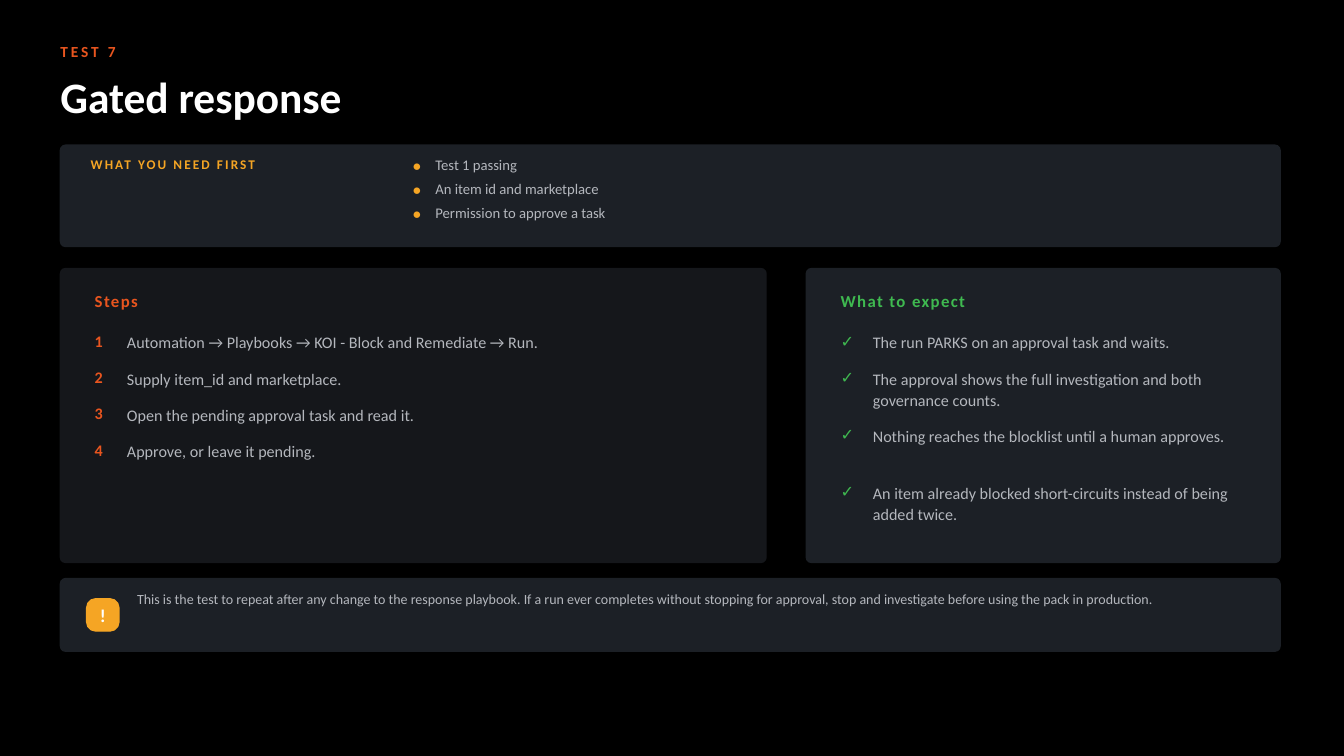
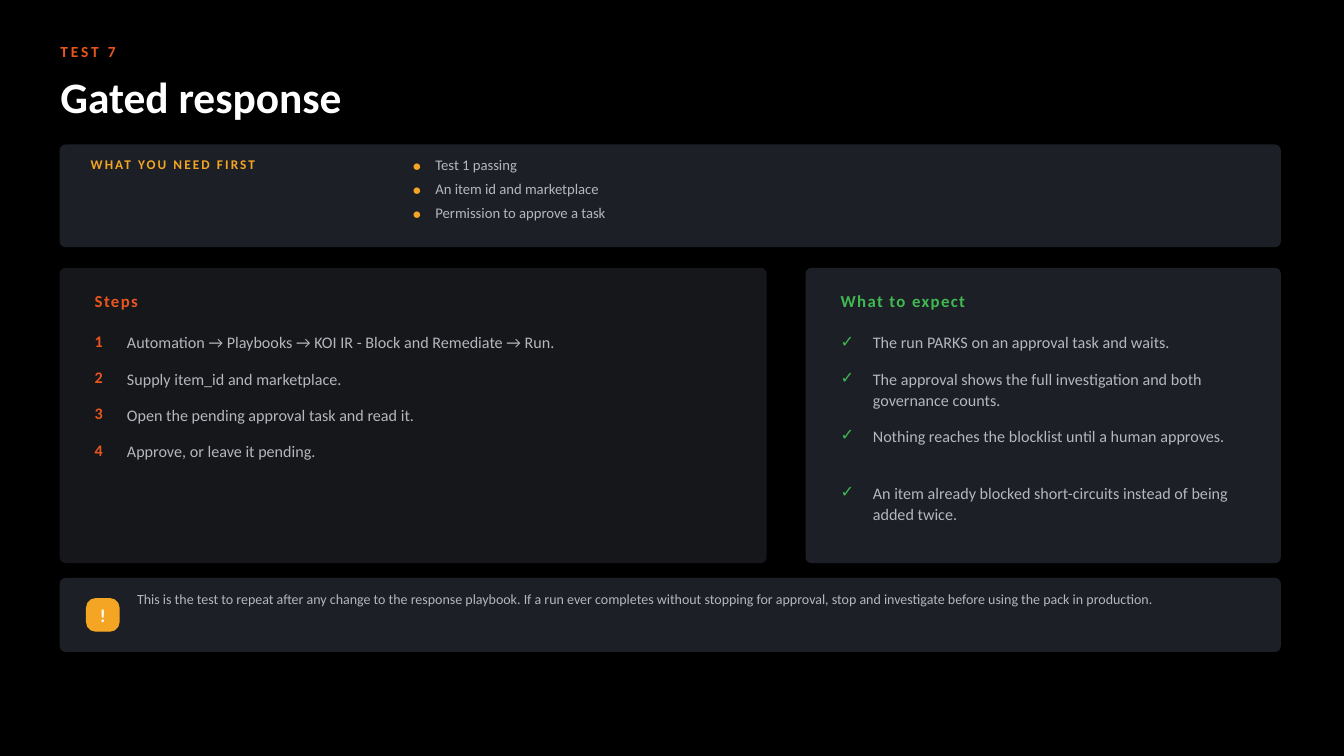
Before and after one commit to ayman-m/koi-xsiam-pack, a slide deck: slide 13 of docs/KOI_Content_Pack_Test_Guide.pptx. Drawn at 1344x756 pixels with LibreOffice and Linux fonts; fonts in the diff are those of the drawing. Boxes give left, top, right and bottom in pixels: in the first picture for what was removed or moved away, otherwise in the second. Text is boxed around its words. In the diff, an @@ line names an element or a change of style, - is before the commit and + after.

```diff
--- a/docs/KOI_Content_Pack_Test_Guide.pptx
+++ b/docs/KOI_Content_Pack_Test_Guide.pptx
@@ text at [127, 337, 555, 351]: text changed @@
-Automation → Playbooks → KOI - Block and Remediate → Run.
+Automation → Playbooks → KOI IR - Block and Remediate → Run.
```
Also in this commit, not shown: 5 other slides changed, 38 other files.
